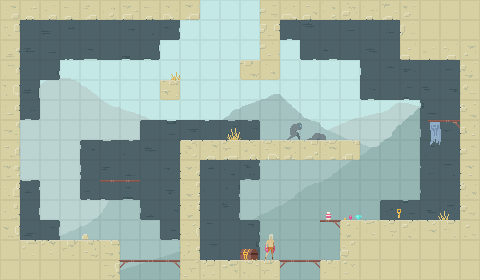
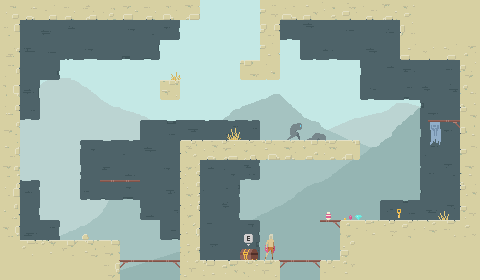
Two versions of the same layered image (480 × 280). Layer-by-layer changes:
hid "Grid" over left=0, top=0, right=480, bottom=280
added layer "InteractibleTest" in group "Items" over left=244, top=234, right=253, bottom=246
